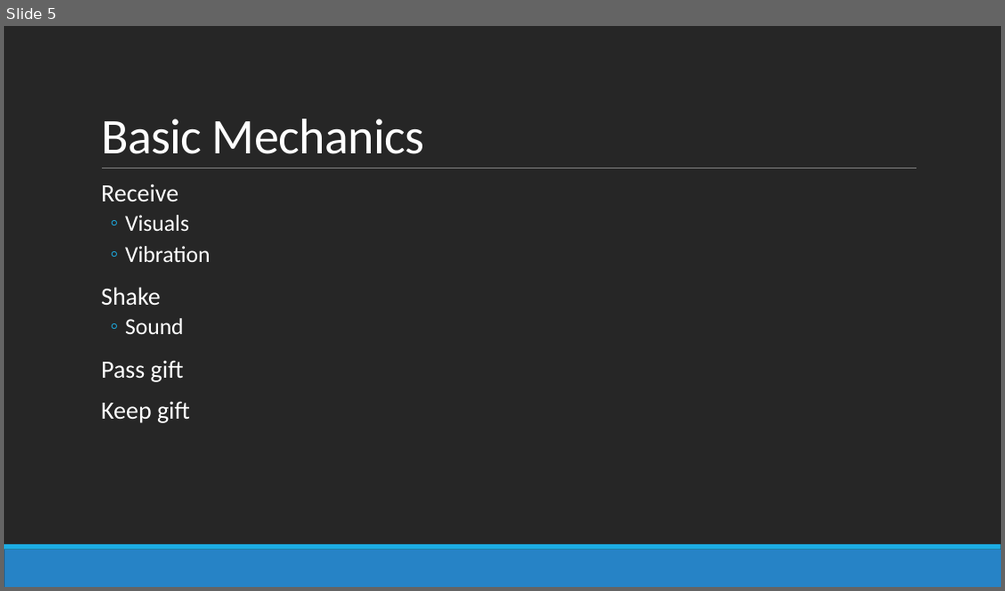
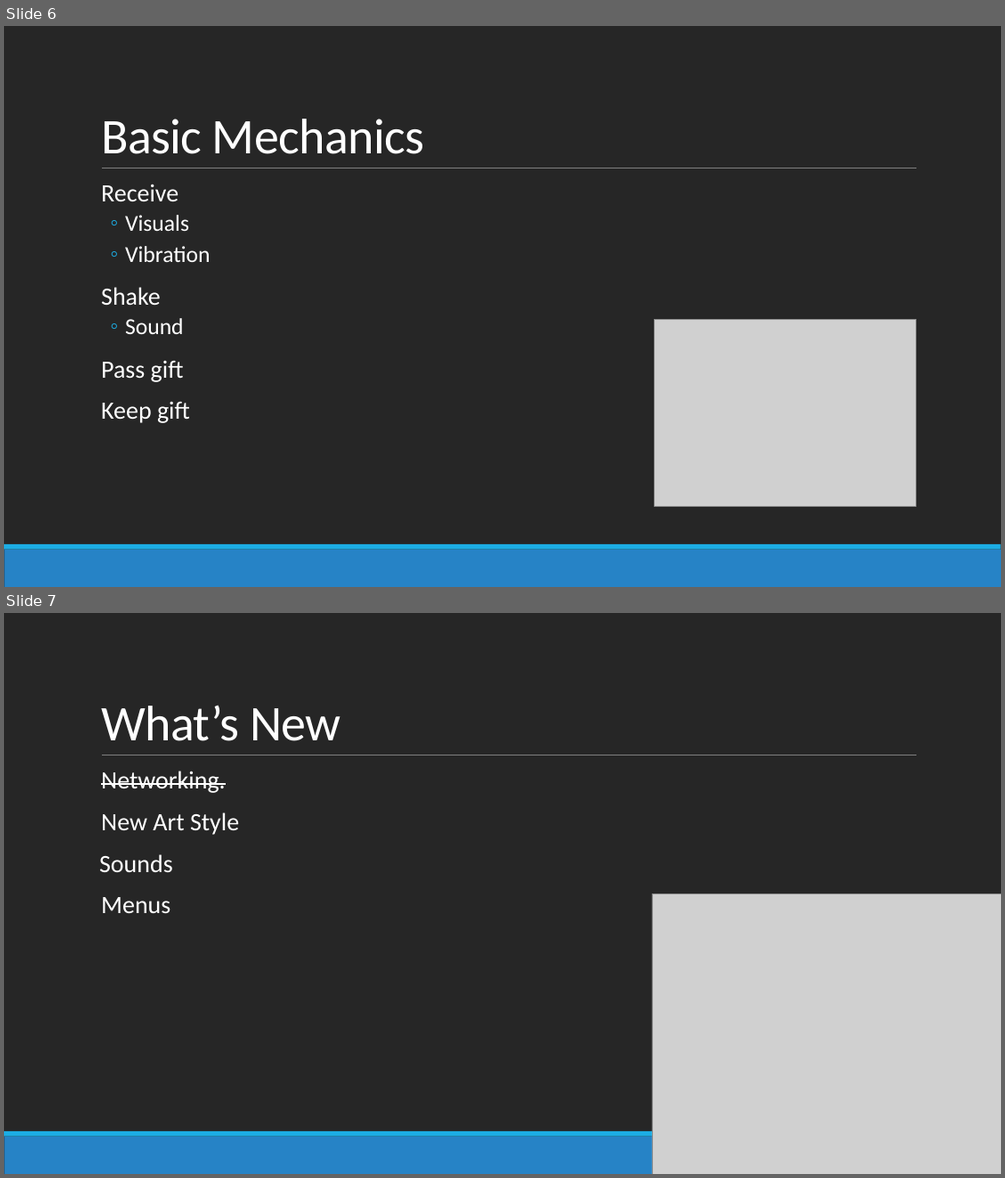
Before and after one commit to gadsu/gift, a slide deck: Docs/GiftGame101.pptx. Shown one above the other, each under a label of ours: slide 5 before the commit, slides 6 and 7 after it. The pictures are 1005x591 and 1005x1178 pixels, drawn with LibreOffice and Linux fonts; fonts in the diff are those of the drawing; grey boxes stand for pictures. Boxes give left, top, right and bottom in pixels: in the first picture for what was removed or moved away, otherwise in the second. Text is boxed around its words. In the diff, an @@ line names an element or a change of style, - is before the commit and + after.

```diff
--- a/Docs/GiftGame101.pptx
+++ b/Docs/GiftGame101.pptx
@@ slide 7 added at [4, 613, 1001, 1174], background #262626; not listed: 3 template elements that a slide beside it also shows @@
@@ title added at [101, 705, 341, 741], 48 pt, text #FFFFFF @@
+What’s New
@@ text added at [99, 771, 239, 913], 24 pt, text #FFFFFF @@
+  Networking.
+  New Art Style
+Sounds
+  Menus
@@ picture added at [652, 893, 1001, 1174] @@
@@ what was slide 5 is now slide 6 @@
@@ slide 6 changed as well @@
@@ picture added at [655, 319, 916, 506] @@
```
Also in this commit, not shown: 4 other slides changed, 3 other slides added, 2 slides removed.
